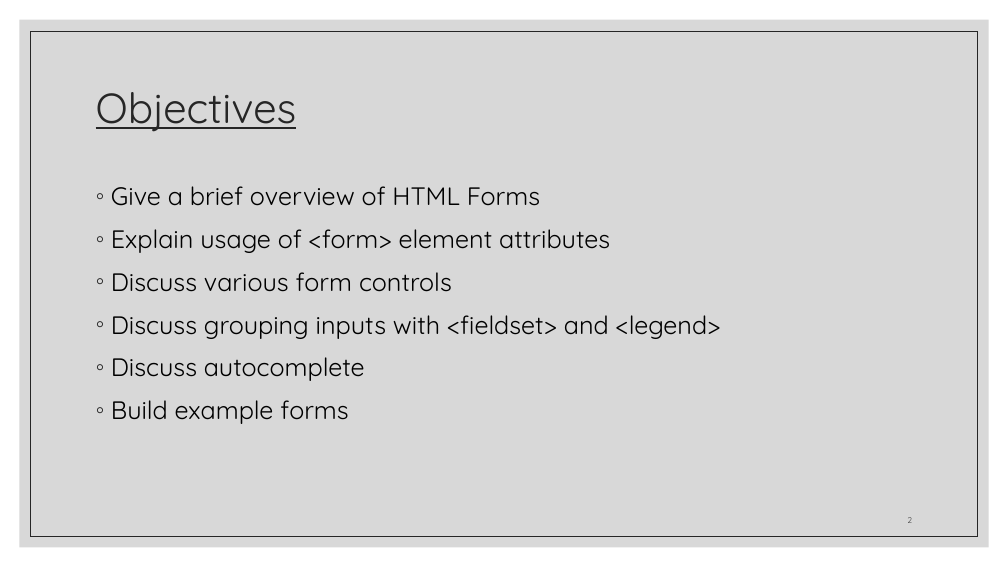
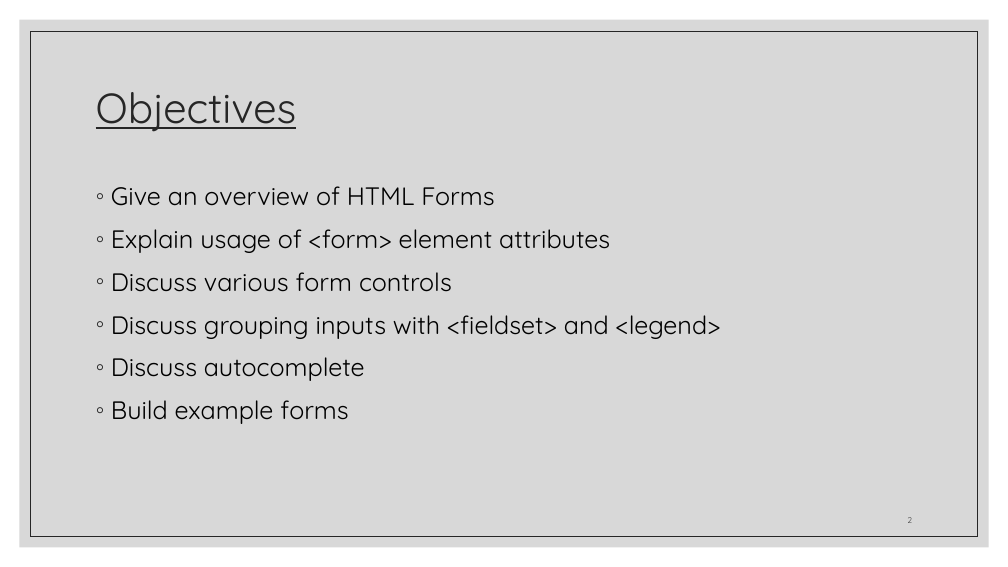
Before and after one commit to zackstotts/base-node-curriculum, a slide deck: slide 2 of unit_00/html_review/02 HTML Forms.pptx. Drawn at 1008x567 pixels with LibreOffice and Linux fonts; fonts in the diff are those of the drawing. Boxes give left, top, right and bottom in pixels: in the first picture for what was removed or moved away, otherwise in the second. Text is boxed around its words. In the diff, an @@ line names an element or a change of style, - is before the commit and + after.

Commit message:
Updating objectives

```diff
--- a/unit_00/html_review/02 HTML Forms.pptx
+++ b/unit_00/html_review/02 HTML Forms.pptx
@@ text at [111, 186, 494, 206]: text changed @@
-◦ Give a brief overview of HTML Forms
+◦ Give an overview of HTML Forms
```
Also in this commit, not shown: 1 other slide changed.
